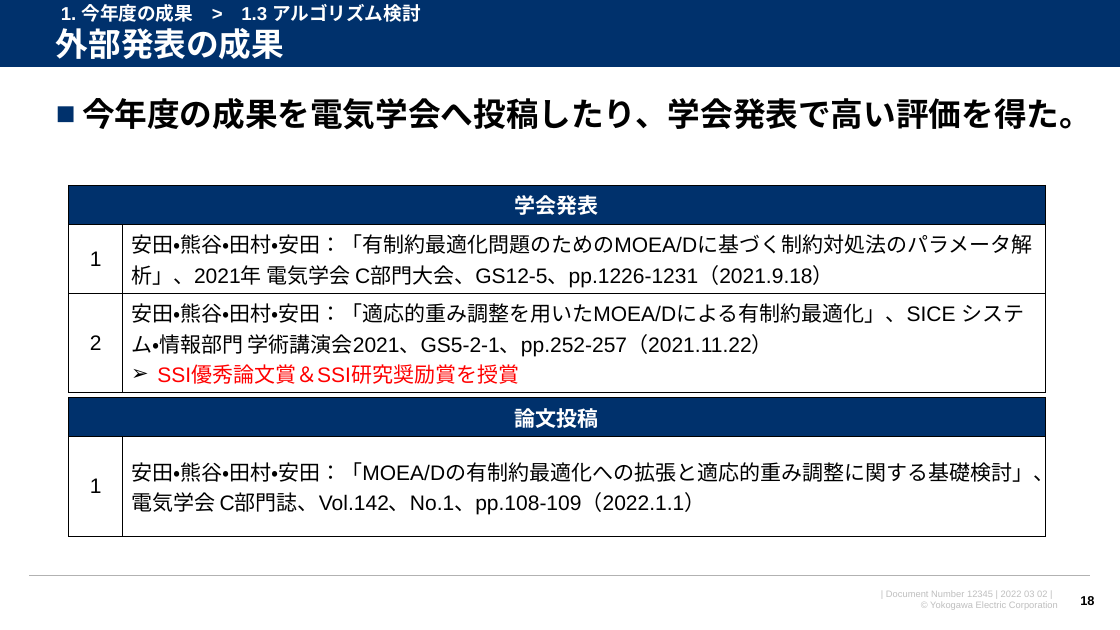
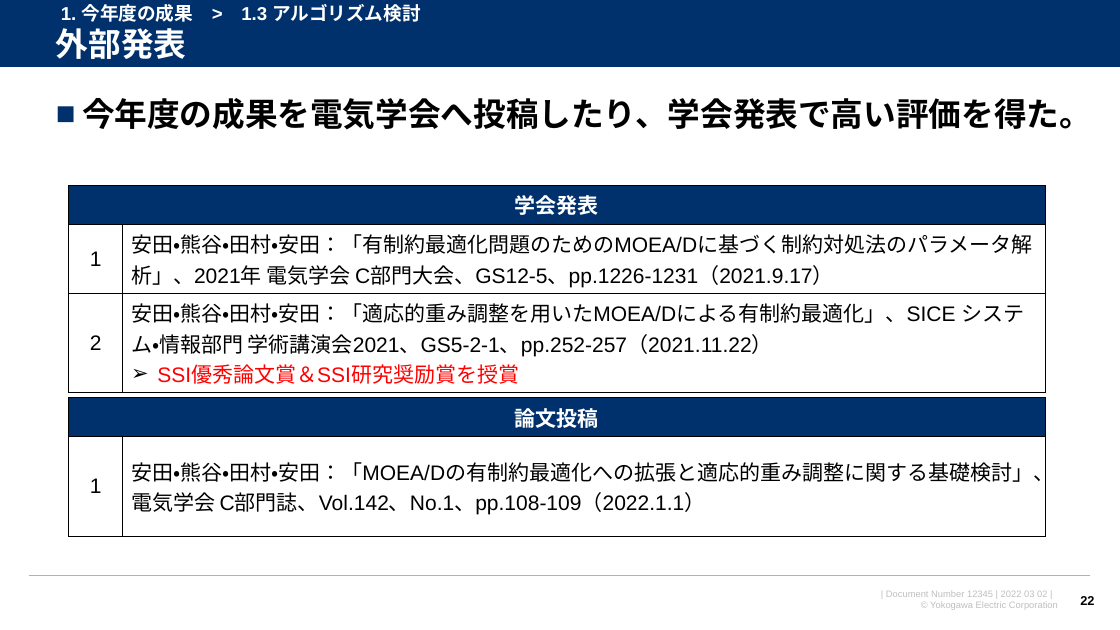
Before and after one commit to watarukumagai-git/opt, a slide deck: slide 22 of 220302_来年度の共同研究について_rev.0.pptx (slide 18 before the commit). Drawn at 1120x630 pixels with LibreOffice and Linux fonts; fonts in the diff are those of the drawing; background and template pictures are left out. Boxes give left, top, right and bottom in pixels: in the first picture for what was removed or moved away, otherwise in the second. Text is boxed around its words. In the diff, an @@ line names an element or a change of style, - is before the commit and + after.

```diff
--- a/220302_来年度の共同研究について_rev.0.pptx
+++ b/220302_来年度の共同研究について_rev.0.pptx
@@ title at (56,28,187,59): text changed @@
-外部発表の成果
+外部発表
@@ table at (69,186,1045,388) @@
-row 2, column 2: 安田・熊谷・田村・安田：「有制約最適化問題のためのMOEA/Dに基づく制約対処法のパラメータ解析」、2021年 電気学会 C部門大会、GS12-5、pp.1226-1231（2021.9.18）
+row 2, column 2: 安田・熊谷・田村・安田：「有制約最適化問題のためのMOEA/Dに基づく制約対処法のパラメータ解析」、2021年 電気学会 C部門大会、GS12-5、pp.1226-1231（2021.9.17）
@@ page number at (1080,596,1094,605): text changed @@
-18
+22
```
Also in this commit, not shown: 6 other slides changed, 10 slides added.
